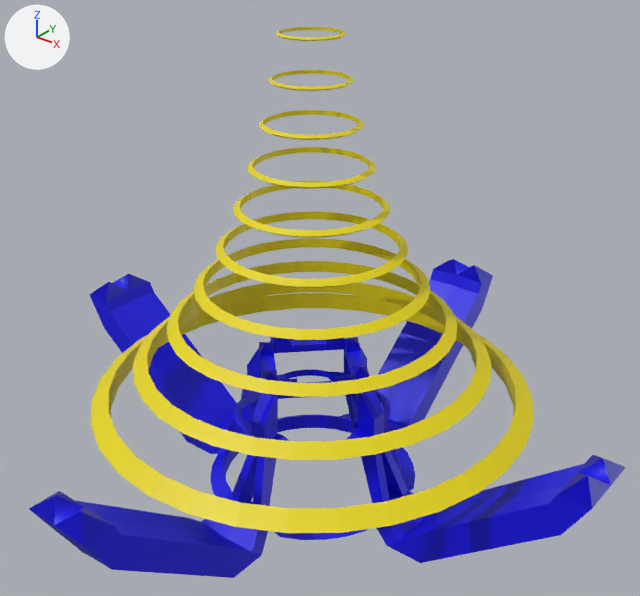
A saved change to the Blender file devsrc/blender_files/jdeivid/ruina/v1/w30_boss_crest.blend.
One viewpoint serves both versions: a camera (50 mm lens) standing at (37.8, -46.3, 41.8) and looking at (0.8, 0.0, 13.1). Every picture has the same lights, and +X, +Y and +Z are marked at upper left. The first picture is the older version.

Objects in the first picture: 'w30_boss_crest'.
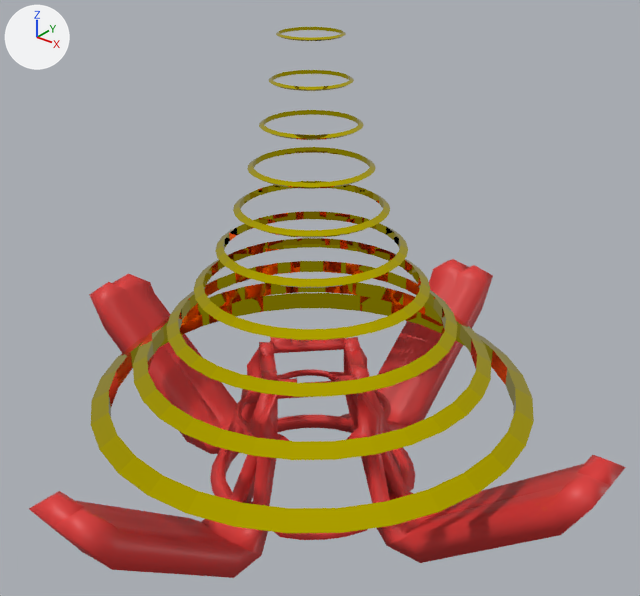
Boxes (x1, y1, x2, y2) around the edits, measured in the pictures (640 x 596 px):
'w30_boss_crest', recoloured, shading changed, surface changed
    both: (29, 27, 625, 578)
part 2 of me_hand_crest_v1, recoloured (blue to red)
    both: (29, 259, 625, 578)
part 3 of me_hand_crest_v1, surface changed (blue to red)
    both: (29, 259, 625, 578)

Patch to the scene script:
```diff
--- a/devsrc/blender_files/jdeivid/ruina/v1/w30_boss_crest.blend.py
+++ b/devsrc/blender_files/jdeivid/ruina/v1/w30_boss_crest.blend.py
@@ img_c_invasion_wrangler_laser_png @@
+img_c_invasion_wrangler_laser_png = load_image('c_invasion_wrangler_laser.png', '../c_invasion_wrangler_laser.png', 16, 16, 'sRGB')
@@ mat_c_invasion_wrangler_laser @@
+mat_c_invasion_wrangler_laser = principled_material('c_invasion_wrangler_laser')
+mat_c_invasion_wrangler_laser.texture = img_c_invasion_wrangler_laser_png  # with its transparency
@@ mat_gold_player @@
+mat_gold_player = principled_material('gold_player')
+mat_gold_player.base_color = (0.801, 0.666, 0.0)  # yellow #e7d500
+mat_gold_player.metallic = 1.0
+mat_gold_player.roughness = 0.0
@@ me_hand_crest_v1 @@
 me_hand_crest_v1.from_pydata(...)  # 445 vertices, 416 faces, 1 loose edge; spans x -24.0..0.0, y -24.0..0.0, z -4.0..32.1
 # used by ob_w30_boss_crest; location = (0.0, 0.0, 0.0)
-me_hand_crest_v1.materials.append(mat_c_frying_pan_gold)  # yellow #e7d500
+# me_hand_crest_v1 part 1: its shading normals changed
+# me_hand_crest_v1 part 2: all 176 faces that had it switch from mat_blue (blue #0400e7) to mat_c_invasion_wrangler_laser (picture img_c_invasion_wrangler_laser_png)
+# me_hand_crest_v1 part 3: texture (UV) coordinates of 176 of 416 faces, centred in x -23.6..-0.3, y -23.6..0.0, z -4.0..7.8, changed; they spanned u -0.41..1.02, v -6.63..2.25 and now span u 0.06..0.26, v 0.39..0.66
+me_hand_crest_v1.materials.append(mat_gold_player)  # yellow #e7d500
```
